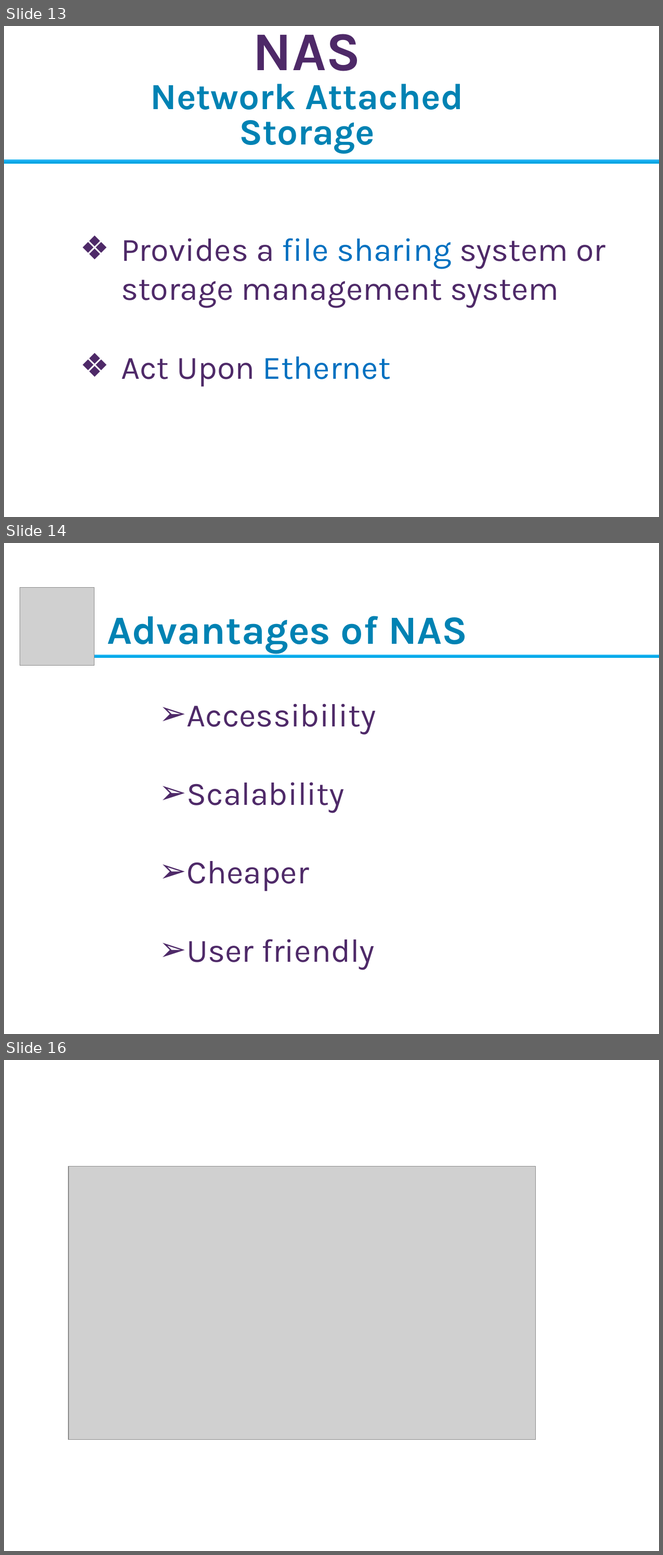
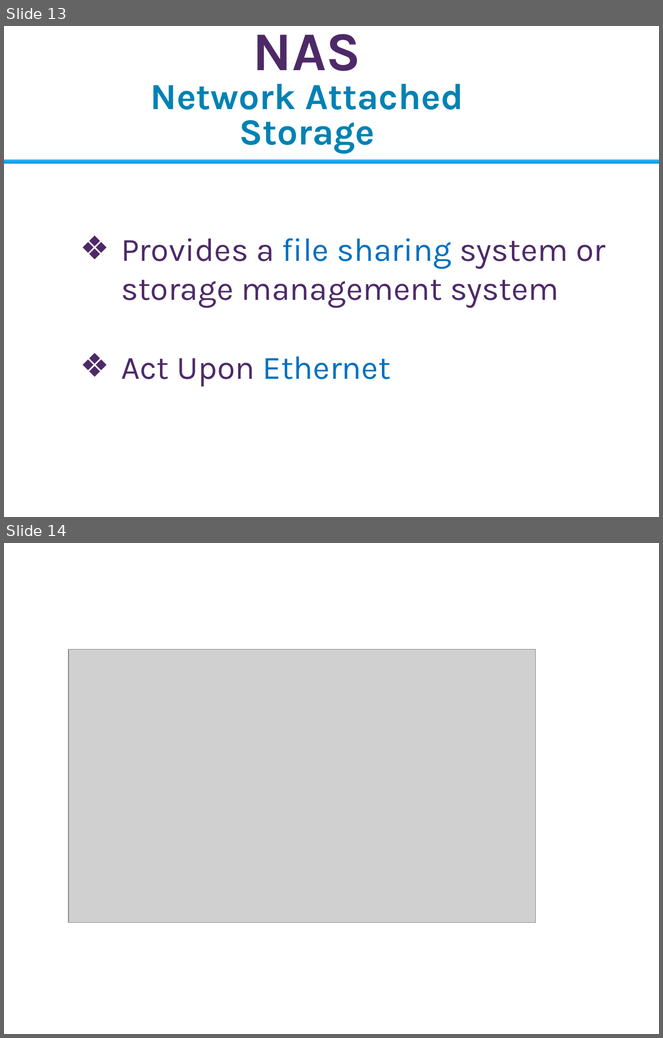
Before and after one commit to Imran4424/C-Plus-Plus-Object-Oriented, a slide deck: OOP.pptx. Shown one above the other, each under a label of ours: slides 13, 14 and 16 before the commit, slides 13 and 14 after it; the slides between them are not shown. The pictures are 663x1555 and 663x1038 pixels, drawn with LibreOffice and Linux fonts; fonts in the diff are those of the drawing; grey boxes stand for pictures; background and template pictures are left out. Boxes give left, top, right and bottom in pixels: in the first picture for what was removed or moved away, otherwise in the second. Text is boxed around its words. In the diff, an @@ line names an element or a change of style, - is before the commit and + after.

Commit message:
oop slide

```diff
--- a/OOP.pptx
+++ b/OOP.pptx
@@ slide 14 removed at [4,543,659,1034], background picture (left out) @@
@@ picture removed at [20,588,94,666] @@
@@ text removed at [107,616,467,653] @@
-Advantages of NAS
@@ rectangle removed at [45,655,659,657] @@
@@ text removed at [187,704,376,970] @@
-➢ Accessibility
-➢ Scalability
-➢ Cheaper
-➢ User friendly
@@ what was slide 16 is now slide 14 @@
```
Also in this commit, not shown: 1 other slide removed.
